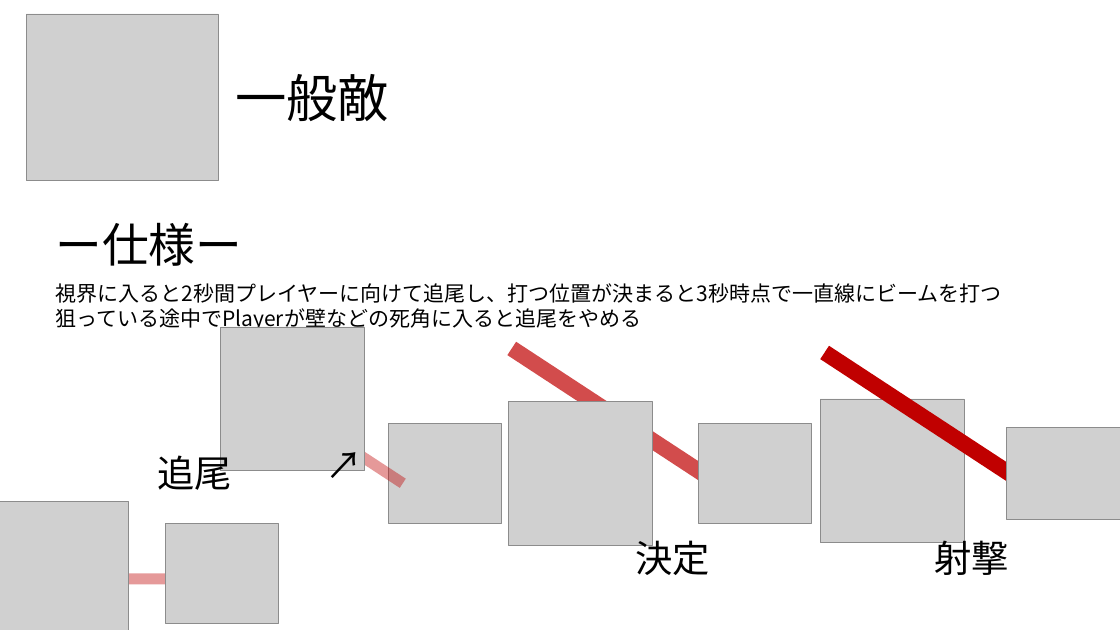
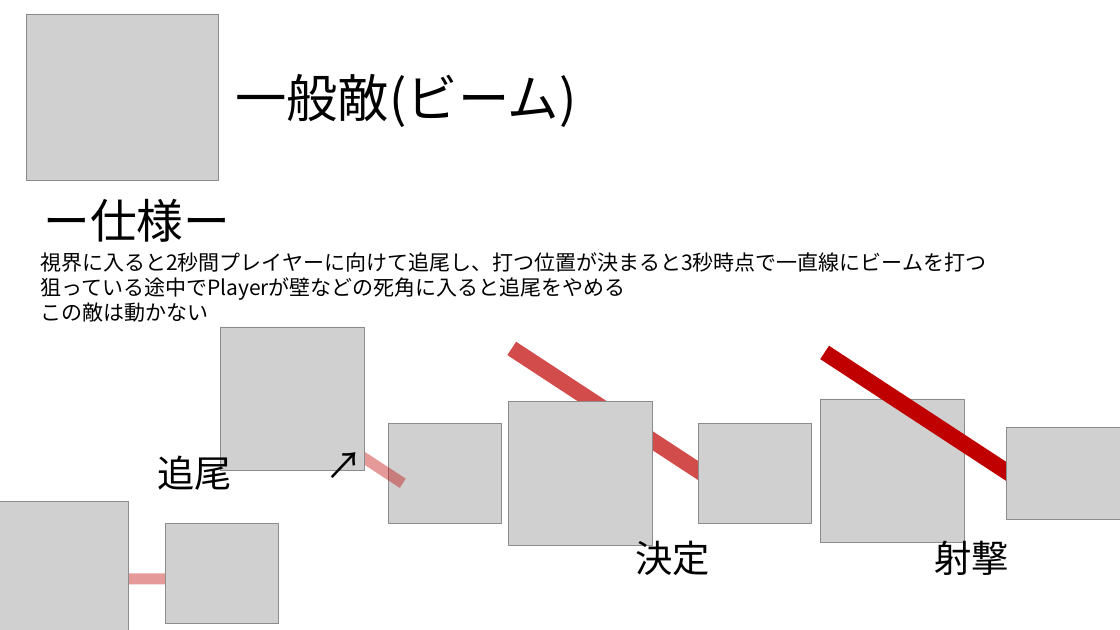
Before and after one commit to Shingo-Takenaka/Employment-work, a slide deck: slide 1 of 仕様書/Enemy.pptx. Drawn at 1120x630 pixels with LibreOffice and Linux fonts; fonts in the diff are those of the drawing; grey boxes stand for pictures. Boxes give left, top, right and bottom in pixels: in the first picture for what was removed or moved away, otherwise in the second. Text is boxed around its words. In the diff, an @@ line names an element or a change of style, - is before the commit and + after.

Commit message:
仕様書悩み...

```diff
--- a/仕様書/Enemy.pptx
+++ b/仕様書/Enemy.pptx
@@ text at (x1=235, y1=74, x2=576, y2=127): text changed @@
-一般敵
+一般敵(ビーム)
@@ text "ー仕様ー" moved from (x1=56, y1=222, x2=243, y2=266) to (x1=44, y1=198, x2=231, y2=242) @@
@@ text "視界に入ると2秒間プレイヤーに向けて追尾し、打つ位置が決まると3秒時点で一直線にビームを打つ" moved from (x1=55, y1=283, x2=1001, y2=331) to (x1=40, y1=252, x2=986, y2=322) @@
@@ text at (x1=40, y1=302, x2=208, y2=322): paragraph added @@
+この敵は動かない
```
Also in this commit, not shown: 2 other slides changed, 2 slides added, 5 other files.
